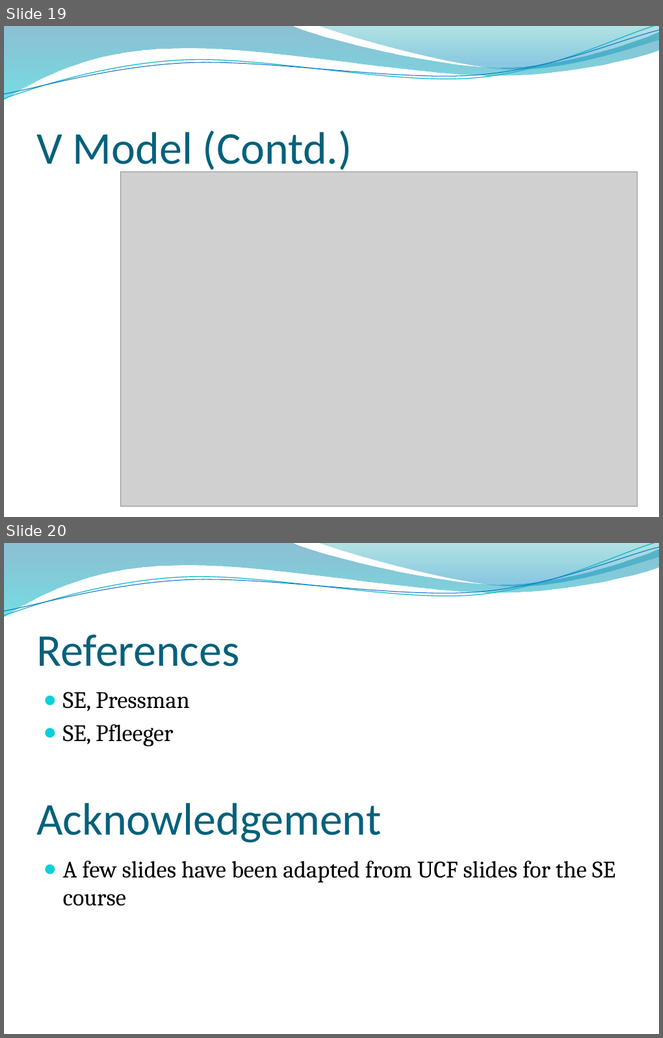
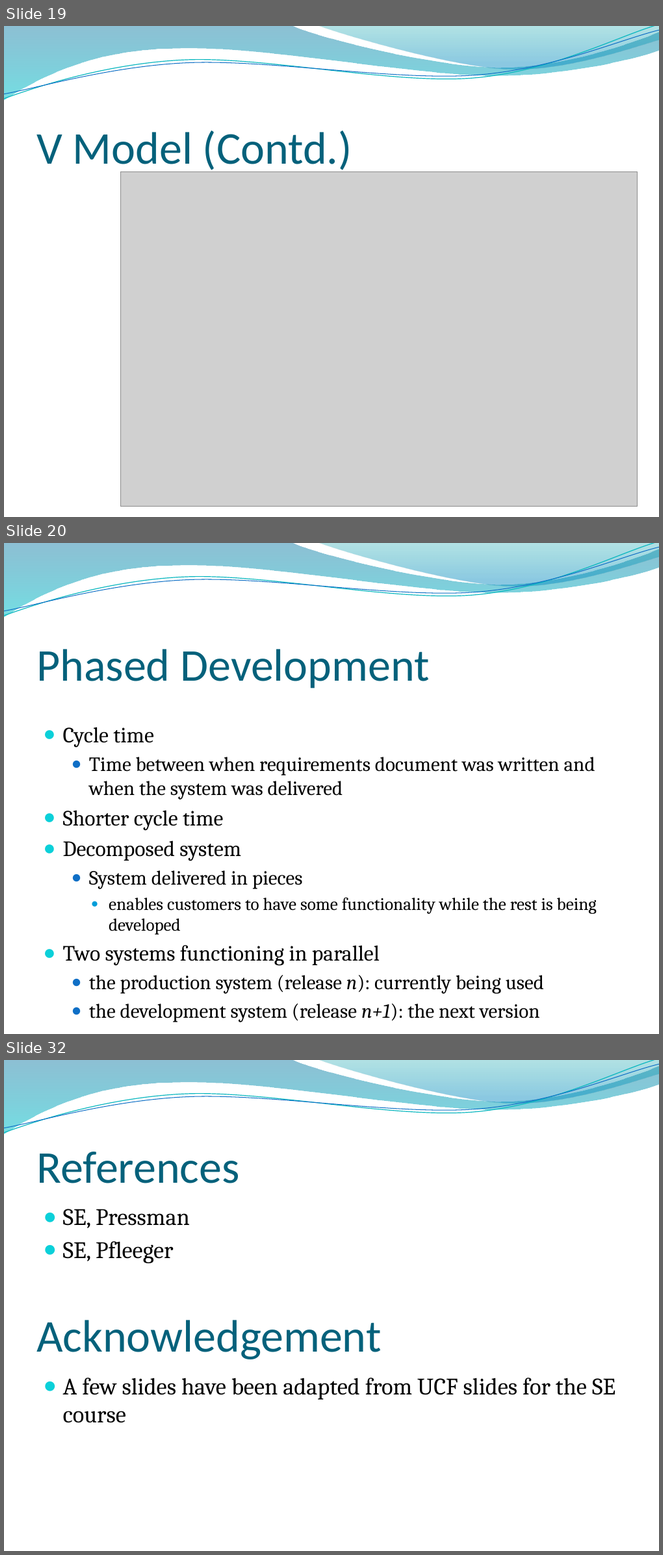
Before and after one commit to abdulsaboor938/Semester-4, a slide deck: Software Engineering/Slides/Lecture 3-4 Software Process Models 20200926 A.pptx. Shown one above the other, each under a label of ours: slides 19 and 20 before the commit, slides 19, 20 and 32 after it; the slides between them are not shown. The pictures are 663x1038 and 663x1555 pixels, drawn with LibreOffice and Linux fonts; fonts in the diff are those of the drawing; grey boxes stand for pictures; background and template pictures are left out. Boxes give left, top, right and bottom in pixels: in the first picture for what was removed or moved away, otherwise in the second. Text is boxed around its words. In the diff, an @@ line names an element or a change of style, - is before the commit and + after.

```diff
--- a/Software Engineering/Slides/Lecture 3-4 Software Process Models 20200926 A.pptx
+++ b/Software Engineering/Slides/Lecture 3-4 Software Process Models 20200926 A.pptx
@@ slide 20 added at (4,543,659,1034), background picture (left out); not listed: 4 template elements that a slide beside it also shows @@
@@ title added at (36,649,430,689), 50 pt, text #04617B @@
+Phased Development
@@ text added at (63,727,597,1023), 22.2 pt, text #000000 @@
+● Cycle time
+  ● Time between when requirements document was written and when the system was delivered
+● Shorter cycle time
+● Decomposed system
+  ● System delivered in pieces
+    ● enables customers to have some functionality while the rest is being developed
+● Two systems functioning in parallel
+  ● the production system (release n): currently being used
+  ● the development system (release n+1): the next version
@@ what was slide 20 is now slide 32 @@
```
Also in this commit, not shown: 4 slides changed, 12 other slides added, 1 slide removed, 3 other files.
